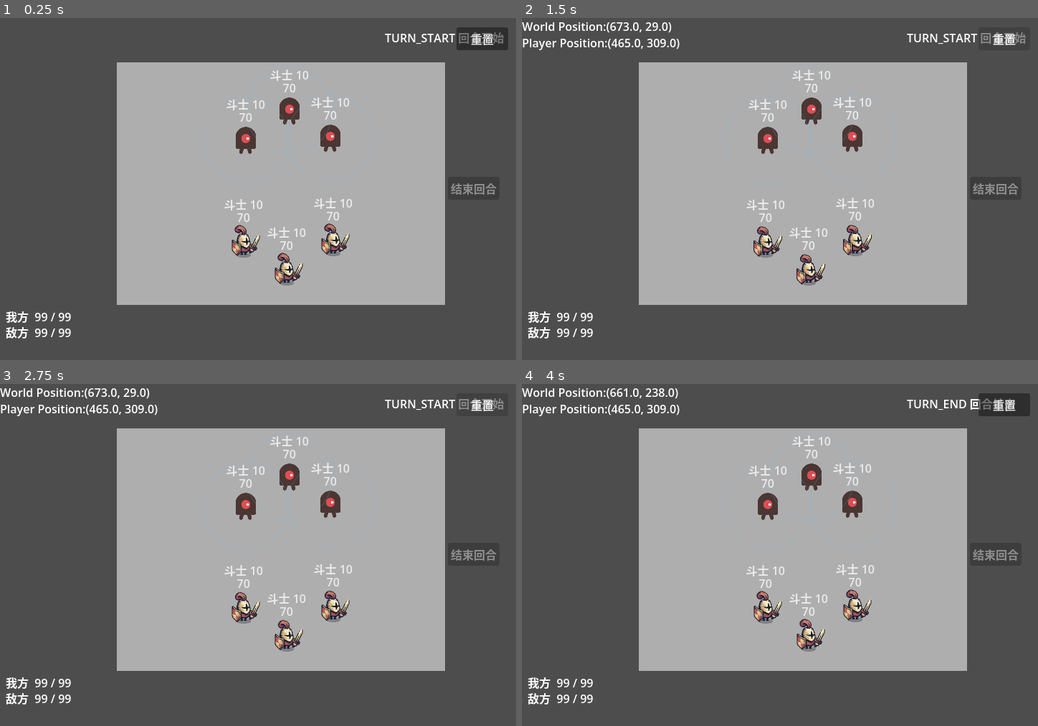
Above: before the commit, frames 1-4 (two rows, left to right).
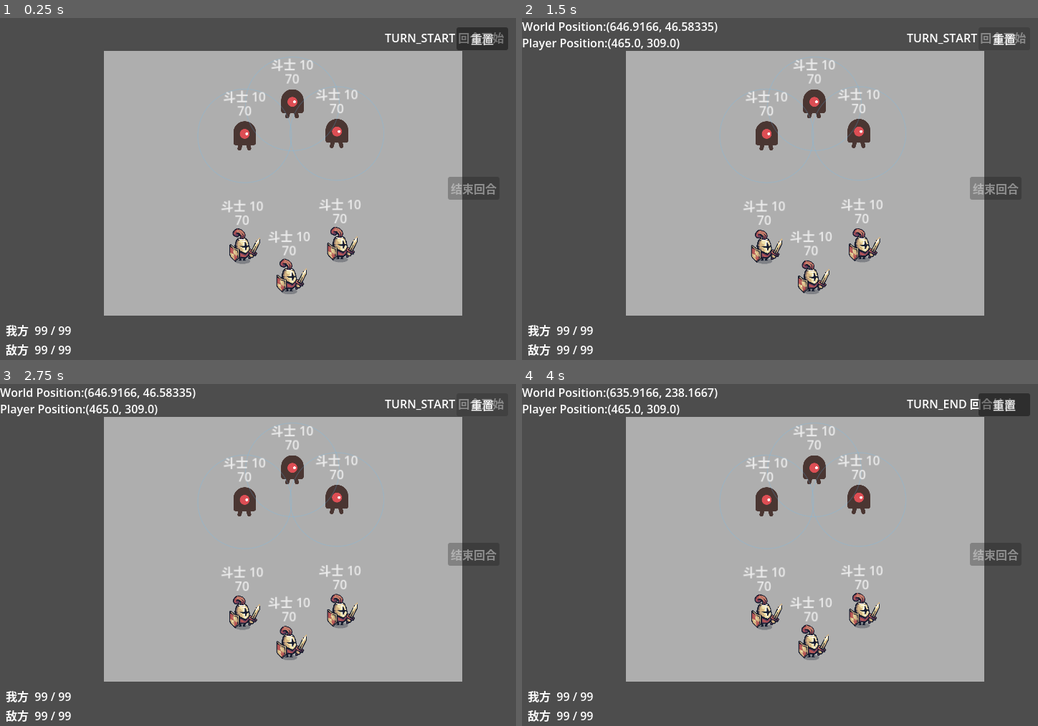
Above: after the commit, the same moments.

Repository: arrrr110/strike-shard
Game: Godot game, scene res://sences/main.tscn
The game is run twice, just before and just after one commit, with the same random seed, the same clock (stepped at 60 frames per second) and the same inputs.
Inputs (mouse positions are in pixels of both pictures, inside the frame that each line leads up to):
- Up to frame 1 (0.25 s): no input
- Up to frame 2 (1.5 s): click "重置" at 0.5 s; click "重置" at 1.25 s
- Up to frame 3 (2.75 s): click "重置" at 2 s
- Up to frame 4 (4 s): move the mouse to (893, 537) at 2.77 s; click (893, 537) at 2.92 s; click "结束回合" at 3.5 s

The runs differ from the first frame. In frame 1, 12% of the frame differs, in the area x 1-90%, y 9-99%; in frame 2, 13%; in frame 3, 13%; in frame 4, 13%, in the area x 1-90%, y 1-99%.

Commit message:
碰撞后冻结状态，播放动画。冻结/解冻不损失运动状态（体感上损失了），后期继续调试

Diff:
--- a/scripts/game_flow.gd
+++ b/scripts/game_flow.gd
@@ -20,6 +20,8 @@
 
 const NO_TRANSITION := -1
 const PIECES_GROUP := &"pieces"
+## 归属方血量标签上显示的名字。索引 = `owner_id`，与 `owner_hp` 同序。
+const OWNER_NAMES := ["我方", "敌方"]
 
 const PHASE_NAMES := {
 	Phase.TURN_START: "TURN_START 回合开始",
@@ -80,10 +82,28 @@
 ## 不去重就会把同一次碰撞结算两遍。每物理帧重置（一次接触只算一次）。
 var _settled_pairs: Dictionary = {}
 
+## 碰撞冻结（2026-10-12）。流程：
+##
+##   撞上 → **冻结物理** → 行动角色播 attack、被撞方播 be_hit
+##        → 等**行动角色的 attack 动画**播完 → 结算伤害 → **解冻** → 物理继续
+##
+## 为什么能冻：`PhysicsServer2D.set_active(false)` 停的是物理积分，**不停场景树**，
+## 所以 `_process` 照常跑、动画照常播。实测（本机 4.7.2）：
+## 冻结 1 秒位置零漂移、速度与角速度原样保留，解冻后的轨迹与"从不冻结"逐帧完全一致。
+##
+## ⚠️ **但 `_physics_process` 也照常跑** —— 阶段机不会自己停。所以 `_physics_process`
+## 开头有一道显式的冻结闸门，否则动画还在播、阶段就已经翻页了（决策 4 的"表现排空"）。
+var _impact_frozen := false
+var _impact_timer := 0.0
+## 待结算的碰撞对。同一物理步里撞到两枚会攒成两条，解冻时一起结算。
+var _impact_pending: Array = []
+
 var _turn_controller: Node = null
 var _phase_label: Label = null
 var _end_turn_button: Button = null
 var _reset_button: Button = null
+var _camera: ShakeCamera = null
+var _owner_hp_label: Label = null
 
 
 func _ready() -> void:
@@ -96,14 +116,23 @@
 		register_piece(p)
 	owner_hp = [owner_max_hp, owner_max_hp]
 	_turn_controller = get_tree().get_first_node_in_group(&"turn_controller")
-	_phase_label = get_node_or_null("../LifeCycle") as Label
-	_end_turn_button = get_node_or_null("../EndTurnButton") as Button
+
+	# ⚠️ **UI 全在 `UI/`（CanvasLayer）下，路径里必须带 `UI/`。**
+	# 加相机时这些节点从 `main` 下搬进了 UI 层（世界坐标里的东西会跟着抖，屏幕 UI 不该跟着），
+	# 但**搬完忘了改这里的路径**——用的又是 `get_node_or_null`，于是静默失败：
+	# 阶段名不显示、"结束回合"与"重置"两个按钮直接变死。这类错不会报错，只会"点了没反应"。
+	_phase_label = get_node_or_null("../UI/LifeCycle") as Label
+	_end_turn_button = get_node_or_null("../UI/EndTurnButton") as Button
 
 	if _end_turn_button != null:
 		_end_turn_button.pressed.connect(request_end_turn)
-	_reset_button = get_node_or_null("../ResetButton") as Button
+	_reset_button = get_node_or_null("../UI/ResetButton") as Button
 	if _reset_button != null:
 		_reset_button.pressed.connect(reset_match)
+	_camera = get_node_or_null("../ShakeCamera") as ShakeCamera
+	_owner_hp_label = get_node_or_null("../UI/OwnerHp") as Label
+	owner_hp_changed.connect(_on_owner_hp_changed)
+	_update_owner_hp_label()
 	if _turn_controller != null and _turn_controller.has_signal(&"piece_launched"):
 		_turn_controller.piece_launched.connect(_on_piece_launched)
 
@@ -112,6 +141,12 @@
 
 func _physics_process(delta: float) -> void:
 	_settled_pairs.clear() # 一次接触开始只结算一次；每物理帧重置（见 _on_piece_bumped）
+
+	# **表现期间不推进阶段、也不累计停留时间**（见 is_presenting）。
+	# 不拦的话，冻结时动画还在播、阶段就已经翻页了 —— 这正是决策 4 说的"表现排空"。
+	if is_presenting():
+		return
+
 	_dwell += delta
 
 	# 至多一条边，用 if 不用 while（红线 #3）
@@ -190,10 +225,22 @@
 
 # ---------- 对外 ----------
 
-## 操作许可：只有"我的回合"且本回合还没发射过，才允许选中/蓄力。
+## 操作许可：只有"我的回合"、本回合还没发射过、**且没有表现在播**，才允许选中/蓄力。
 ## TurnController 每次按下左键前问一句（spec："操作许可由阶段机发放"）。
 func can_operate_pieces() -> bool:
-	return phase == Phase.PLAYER_TURN and launch_available
+	return phase == Phase.PLAYER_TURN and launch_available and not is_presenting()
+
+
+## 表现是否还在播（碰撞冻结 / 屏幕抖动）。**阶段机与操作许可都靠它放行**（决策 4 的"表现排空"）。
+##
+## 两件事都要拦，理由各不一样：
+##   · 冻结：物理停了，但 `_physics_process` 照常被调用（实测），不拦阶段就自己翻页了
+##   · 抖动：相机一动，`get_global_mouse_position()` 就跟着偏（实测），
+##     不拦的话玩家会在画面还抖着的时候开始蓄力，瞄准方向是抖的
+func is_presenting() -> bool:
+	if _impact_frozen:
+		return true
+	return _camera != null and is_instance_valid(_camera) and _camera.is_shaking()
 
 
 ## 此刻轮到哪一方行动。选择层靠它决定"哪些棋子能点"——归属判定收在这里，
@@ -213,8 +260,8 @@
 
 ## 把伤害结算到某个归属方的血量池上。返回实际扣掉多少（血量下限 0）。
 ##
-## 目前**没有调用方**——碰撞伤害是下一步（见 [20-character PRD] 的伤害去向表）。
-## 先放在这里是为了让血量池**能被改**：不然显示出来的 99 永远是个常量，没法验证显示是否真的连着状态。
+## 调用方是 `_apply_damage_to()`：角色血量扣不完的溢出、以及已是薄弱点的全额伤害，
+## 都从这里转到归属方头上（见 [20-character PRD] 的伤害去向表）。
 func damage_owner(who: int, amount: int) -> int:
 	if who < 0 or who >= owner_hp.size() or amount <= 0:
 		return 0
@@ -282,10 +329,17 @@
 	_zoc_target = null
 	_zoc_coverers = []
 
+	# 5. 表现闸门也要清：可能正冻着物理（重置落在冻结窗口内）、或正抖着画面。
+	#    不清冻结会把伤害打到刚复位的棋子上；不清抖动会让新一局开局先抖一下。
+	#    按钮不受阶段机管辖，所以这两个状态是真的够得着的。
+	_clear_impact_freeze()
+	if _camera != null and is_instance_valid(_camera):
+		_camera.stop()
+
 	if _turn_controller != null and is_instance_valid(_turn_controller):
 		_turn_controller.clear_selection()
 
-	# 5. 回到开局阶段（_enter 会打开发射边锁、复位 _actor、刷新按钮与阶段名）
+	# 6. 回到开局阶段（_enter 会打开发射边锁、复位 _actor、刷新按钮与阶段名）
 	var from := phase
 	phase = Phase.TURN_START
 	_enter(phase)
@@ -328,15 +382,20 @@
 # 接表现时再补，届时 `_resolve_collision` 就是"生成一个碰撞事件"的位置。
 
 
-## 一次棋子碰撞的结算。**双向**：双方各打出自己的 atk（互相交换，
-## 不是"撞的一方打人、被撞的一方挨打"）。
-## 一次棋子碰撞的结算。**伤害是双向的**（双方各打出自己的 atk），
+## 一次棋子碰撞的结算。**伤害是双向的**（双方各打出自己的 atk，
+## 不是"撞的一方打人、被撞的一方挨打"），
 ## 但**表现是单向的**：`a` 是行动角色（撞过去的那一枚），它播 attack，`b` 播 be_hit。
 func _resolve_collision(a: RigidBody2D, b: RigidBody2D) -> void:
+	# 1. 表现：行动角色挥剑并转向被撞的那一枚，被撞的挨打
 	a.play_attack(b)
 	b.play_be_hit()
-	_exchange(a, b)
-	_exchange(b, a)
+	# 2. 冻住物理，让这一下看得见（同一物理步撞两枚会攒成两条，一起结算）
+	_impact_pending.append([a, b])
+	if not _impact_frozen:
+		_impact_frozen = true
+		_impact_timer = a.attack_windup_sec()
+		PhysicsServer2D.set_active(false)
+	# 3. 伤害**不在这里结算** —— 等行动角色的攻击动画播完，见 `_end_freeze()`
 
 
 ## 把 amount 点伤害打到 defender 身上。**伤害去向的唯一出口**（碰撞与 ZOC 共用）。
@@ -355,14 +414,16 @@
 
 ## attacker 打 defender 一次。伤害 = 攻击方 atk × 倍率（倍率目前恒为 1，克制已屏蔽）。
 ##
-## ⚠️ **这里只管数值，不碰表现**。动画由调用方按"谁是行动角色"决定（见 `_resolve_collision`）。
+## ⚠️ **这里只管数值，不碰表现**。返回**实际打出的伤害量**，由调用方决定怎么表现
+## （抖动档位）；动画由调用方按"谁是行动角色"决定（见 `_resolve_collision`）。
 ## 曾经把 `play_attack/play_be_hit` 写在这里，结果：它在同一帧被调用两次，
 ## 后一次把前一次覆盖掉 —— 攻击方播了 be_hit、被撞的播了 attack，完全反了。
-func _exchange(attacker: RigidBody2D, defender: RigidBody2D) -> void:
+func _exchange(attacker: RigidBody2D, defender: RigidBody2D) -> int:
 	var dmg := int(round(float(attacker.atk) * attacker.damage_multiplier_against(defender)))
 	if dmg <= 0:
-		return
+		return 0
 	_apply_damage_to(defender, dmg)
+	return dmg
 
 
 # ---------- ZOC 结算（环节 3） ----------
@@ -499,6 +560,7 @@
 	var dealt := _apply_damage_to(_zoc_target, _zoc_damage) # 单向：只有目标掉血
 	if dealt > 0:
 		zoc_attacked.emit(_zoc_target, dealt)
+	_shake_for_damage(dealt)
 
 
 ## 棋子来报"我撞到另一枚棋子了"。
@@ -537,6 +599,70 @@
 	_resolve_collision(a, b)
 
 
+# ---------- 碰撞冻结 ----------
+#
+# 计时用 `_process` 的 delta，不用 `_physics_process` 的 —— 动画是在 `_process` 里推进的，
+# 两边用同一个时钟，帧率与物理帧率不一致时才不会对不上。
+
+
+func _process(delta: float) -> void:
+	if not _impact_frozen:
+		return
+	_impact_timer -= delta
+	if _impact_timer <= 0.0:
+		_end_freeze()
+
+
+## 解冻 + 结算。**先解冻再结算**：结算会改血量、发信号，不该在一个"物理停着"的状态里做。
+func _end_freeze() -> void:
+	_impact_frozen = false
+	_impact_timer = 0.0
+	PhysicsServer2D.set_active(true)
+
+	var pairs := _impact_pending
+	_impact_pending = []
+	# 这一批里**最重的一下**决定抖多狠：同一物理步撞了两枚时，
+	# 别让后结算的轻伤盖掉重伤（ShakeCamera 自己也会拦"更弱的别打断更猛的"）
+	var worst := 0
+	for pair in pairs:
+		var a: RigidBody2D = pair[0]
+		var b: RigidBody2D = pair[1]
+		if is_instance_valid(a) and is_instance_valid(b):
+			worst = maxi(worst, _exchange(a, b)) # 双向：双方各打出自己的 atk
+			worst = maxi(worst, _exchange(b, a))
+	_shake_for_damage(worst)
+
+
+## 伤害落地那一刻的抖动。**这是抖动的唯一入口** —— 想改"多少伤害抖多狠"，
+## 去 `ShakeCamera` 上调 `severe_at` / `destructive_at`，别在这里判断档位。
+## 相机缺席（headless 探针、或忘了摆相机）时静默跳过：表现不该拦住规则。
+##
+## ⚠️ **临时直连**：`50-presentation` 的设计里，这类表现应由时间线的 `hit` 标记驱动
+##（见 design/50-presentation/timeline-and-markers.md）。时间线落地后，
+## 这个调用点要挪到标记上；在那之前"奖励直连、惩罚空等"（决策 4 的取向）。
+func _shake_for_damage(amount: int) -> void:
+	if amount <= 0:
+		return
+	if _camera != null and is_instance_valid(_camera):
+		_camera.shake_for_damage(amount)
+
+
+## 解冻 + 丢掉待结算的碰撞对。重置时用。
+## 不丢的话：冻结窗口内点"重置"，`_process` 里的计时器照常走到头，会把伤害
+## 结算到**刚复位的棋子**身上（计时器只管解冻，不认自己已经过期了）。
+func _clear_impact_freeze() -> void:
+	if _impact_frozen:
+		PhysicsServer2D.set_active(true)
+	_impact_frozen = false
+	_impact_timer = 0.0
+	_impact_pending.clear()
+
+
+## 兜底：万一在冻结中途退出（切场景 / 关游戏），别把物理永久冻死。
+func _exit_tree() -> void:
+	_clear_impact_freeze()
+
+
 # ---------- 内部 ----------
 
 func _on_piece_launched(piece: Node) -> void:
@@ -555,6 +681,35 @@
 func _update_label() -> void:
 	if _phase_label != null:
 		_phase_label.text = str(PHASE_NAMES.get(phase, "?"))
+
+
+# ---------- 归属方血量显示 ----------
+#
+# 标签本身在 `main.tscn` 的 `UI`（CanvasLayer）下。**世界坐标里的东西会跟着相机抖，
+# 屏幕 UI 不该跟着抖** —— 加了相机之后，它就从 hp_overlay.gd 的 `_draw` 挪到了这里。
+#
+# 只在这里刷新、不在 `_process` 里每帧刷：归属方血量是**对局级状态**（比回合并寿），
+# 只有 `damage_owner()` 与 `reset_match()` 会改它，两处都发 `owner_hp_changed`。
+
+
+func _on_owner_hp_changed(_owner_id: int, _hp: int) -> void:
+	_update_owner_hp_label()
+
+
+func _update_owner_hp_label() -> void:
+	if _owner_hp_label == null or not is_instance_valid(_owner_hp_label):
+		return
+	var lines := PackedStringArray()
+	var any_zero := false
+	for i in owner_hp.size():
+		var who: String = OWNER_NAMES[i] if i < OWNER_NAMES.size() else "归属方 %d" % i
+		lines.append("%s  %d / %d" % [who, owner_hp[i], owner_max_hp])
+		if owner_hp[i] <= 0:
+			any_zero = true
+	_owner_hp_label.text = "\n".join(lines)
+	# 有一方归零就整体标红。**逐行上色做不到**（一个 Label 只有一个颜色），
+	# 要分色得拆成两个标签或换 RichTextLabel —— 那是最终 UI 的事，等美术定。
+	_owner_hp_label.modulate = Color(1.0, 0.4, 0.4) if any_zero else Color.WHITE
 
 
 ## 全场静止：所有棋子的线速度与角速度各自低于阈值，且连续 N 个物理帧都如此。
--- a/scripts/hp_overlay.gd
+++ b/scripts/hp_overlay.gd
@@ -1,7 +1,7 @@
 extends Node2D
 
 ## 血量显示（**调试级，不是最终 UI**）：
-## 在每枚棋子头上画当前血量，左下角画两个归属方的血量池。
+## 在每枚棋子头上画血量与类型，并画出此刻行动那一方的控制域圆。
 ##
 ## 为什么用 `_draw` 而不是给每枚棋子挂一个 `Label`：
 ##   棋子是刚体，会自转；挂在它下面的 Label 会跟着转，要再写一份抵消旋转的逻辑。
@@ -12,7 +12,6 @@
 ## 属于美术与布局工作，由用户在编辑器里做 —— 那时把这个节点删掉即可。
 
 const PIECE_GROUP := &"pieces"
-const OWNER_NAMES := ["我方", "敌方"]
 ## 与 player.gd 的 RoleType 同序：NONE / PROTECTOR / FIGHTER / CASTER
 const TYPE_NAMES := ["无属性", "护卫", "斗士", "施法者"]
 
@@ -20,11 +19,13 @@
 @export var font_size: int = 16
 ## 血量文字相对棋子中心的偏移（向上为负）
 @export var piece_label_offset := Vector2(0, -26)
-## 归属方血量面板的绘制位置
-@export var owner_panel_pos := Vector2(8, 424)
 ## 是否画控制域圆。**没有它玩家看不见 ZOC，"围攻"就没法规划** ——
 ## 这跟"看不见的系统"是同一条教训。最终形态（做进美术、或做成地面高亮）归用户。
 @export var draw_zoc: bool = true
+
+## 归属方血量面板**不在这里画** —— 它是屏幕上的 UI，而本节点画在世界坐标里。
+## 加了相机之后，世界坐标的东西会跟着抖动、UI 不该跟着。所以它挪到了
+## `main.tscn` 的 `UI`（CanvasLayer）下的 `OwnerHp` 标签里。
 
 var _font: Font
 var _game_flow: Node = null
@@ -46,7 +47,6 @@
 	if draw_zoc:
 		_draw_zoc()
 	_draw_piece_hp()
-	_draw_owner_hp()
 
 
 ## 画出**此刻行动那一方**的控制域圆。行动角色的那个画亮一些 ——
@@ -104,18 +104,3 @@
 	var w: float = _font.get_string_size(text, HORIZONTAL_ALIGNMENT_LEFT, -1, font_size).x
 	draw_string(_font, pos - Vector2(w * 0.5, 0.0), text,
 			HORIZONTAL_ALIGNMENT_LEFT, -1, font_size, color)
-
-
-func _draw_owner_hp() -> void:
-	if _game_flow == null or not is_instance_valid(_game_flow):
-		_game_flow = get_tree().get_first_node_in_group(&"game_flow")
-		if _game_flow == null:
-			return
-
-	for i in _game_flow.owner_hp.size():
-		var hp: int = _game_flow.owner_hp[i]
-		var who: String = OWNER_NAMES[i] if i < OWNER_NAMES.size() else "归属方 %d" % i
-		var text := "%s  %d / %d" % [who, hp, _game_flow.owner_max_hp]
-		var color := Color(1.0, 0.4, 0.4) if hp <= 0 else Color(1.0, 1.0, 1.0)
-		draw_string(_font, owner_panel_pos + Vector2(0.0, i * (font_size + 6)), text,
-				HORIZONTAL_ALIGNMENT_LEFT, -1, font_size, color)
--- a/scripts/player.gd
+++ b/scripts/player.gd
@@ -288,6 +288,12 @@
 	return maxf(anim_duration(Anim.ZOC), 0.35)
 
 
+## 碰撞冻结该冻多久。取 **attack** 动画自己的长度（2026-10-12 用户决定：只看行动角色的动画）。
+## 缺动画时给兜底值，免得冻 0 秒、等于没冻。
+func attack_windup_sec() -> float:
+	return maxf(anim_duration(Anim.ATTACK), 0.2)
+
+
 func _set_anim(a: int, hold_sec: float) -> void:
 	_anim_override = a
 	_anim_left = hold_sec
--- /dev/null
+++ b/scripts/shake_camera.gd
@@ -0,0 +1,139 @@
+class_name ShakeCamera
+extends Camera2D
+
+## 屏幕抖动。模式参考炉石传说：**短促的位移 + 一点点旋转，衰减收敛**，
+## 不是正弦振荡（正弦看起来像"晃"，随机取样才像"抖"）。
+##
+## ⚠️ 本节点在 `main.tscn` 里**必须摆在视口中心 (360, 240)**。
+## `Camera2D` 默认把视野中心对到自己的位置，摆在 (0,0) 会让整个世界偏移
+## —— 实测：一台没设位置的相机生效后，世界原点从 (0,0) 变成 (-32,-32)。
+##
+## ⚠️ 相机一动，`get_global_mouse_position()` 就跟着变（实测：相机 offset (12,-8)
+## → 鼠标的世界坐标也偏 (12,-8)）。所以**抖动期间阶段机不推进、也不发操作许可**，
+## 免得玩家在画面还在抖的时候瞄准。见 `game_flow.gd` 的 `is_presenting()`。
+##
+## 抖动是**纯表现**：实测相机 offset ±12px 时棋子轨迹偏差 0.000000000
+##（见 design/00-overview/constraints.md 的实测表）。所以这里用真随机不破坏确定性。
+
+enum Level { MILD, SEVERE, DESTRUCTIVE }
+
+@export_group("幅度（像素）")
+@export var mild_strength: float = 3.0
+@export var severe_strength: float = 8.0
+@export var destructive_strength: float = 16.0
+
+@export_group("时长（秒）")
+@export var mild_sec: float = 0.18
+@export var severe_sec: float = 0.30
+@export var destructive_sec: float = 0.50
+
+@export_group("旋转")
+## 抖动时带一点旋转（炉石那味儿）。0 = 不转
+@export_range(0.0, 5.0, 0.1) var max_roll_deg: float = 0.8
+
+@export_group("伤害 → 档位")
+## 打出这么多伤害就升档。规则层只播报"掉了多少血"，抖多狠由这里决定 ——
+## 规则层不认识"轻微/严重/毁灭"。默认值对齐当前的占位数值（`atk = 10`、`max_hp = 70`）：
+## 单次普通碰撞（10）＝ 严重；围攻叠加、或薄弱点全额转给归属方（≥ 20）＝ 毁灭。
+@export_range(1, 500, 1) var severe_at: int = 10
+@export_range(2, 500, 1) var destructive_at: int = 20
+
+@export_group("抖动留白")
+## 相机视野比窗口**小**一圈（像素），给抖动留余量：任一方向抖到最大，
+## 画面边缘仍落在世界之内，不露出外面的空白。
+##
+## **必须 ≥ `destructive_strength`**，否则毁灭级抖动会露馅（见下方配置警告）。
+## `zoom` 由这个值现算 —— 在编辑器里直接改 `zoom` 会被覆盖，要调画面大小就改这里。
+@export var reserve_px: float = 20.0
+
+var _left := 0.0       # 剩余抖动时间
+var _total := 0.0      # 本次抖动的总时长（用来算衰减）
+var _strength := 0.0
+
+
+func _ready() -> void:
+	offset = Vector2.ZERO
+	rotation = 0.0
+	_fit_zoom()
+
+
+## 把视野收进"窗口减去留白"的范围。**必须等比**：两轴各算各的会把画面拉伸。
+## 取更严的那一轴 —— 短边的余量本来就少，这样两轴的余量都 ≥ reserve_px。
+func _fit_zoom() -> void:
+	var vp := get_viewport_rect().size
+	var margin := reserve_px * 2.0
+	if margin <= 0.0 or vp.x <= margin or vp.y <= margin:
+		return # 留白大到吃掉整个窗口：不缩放，免得算出 0 或负数
+	var z := maxf(vp.x / (vp.x - margin), vp.y / (vp.y - margin))
+	zoom = Vector2(z, z)
+
+
+func _get_configuration_warnings() -> PackedStringArray:
+	var out := PackedStringArray()
+	if reserve_px < destructive_strength:
+		out.append("抖动留白 reserve_px(%.0f) 小于毁灭级幅度 destructive_strength(%.0f)：毁灭级抖动会露出画面外的空白。把 reserve_px 提到 %.0f，或把幅度调小。"
+				% [reserve_px, destructive_strength, destructive_strength])
+	return out
+
+
+func _process(delta: float) -> void:
+	if _left <= 0.0:
+		if offset != Vector2.ZERO or rotation != 0.0:
+			offset = Vector2.ZERO
+			rotation = 0.0
+		return
+
+	_left -= delta
+	# 衰减曲线：用平方，前段猛、后段收得快
+	var t: float = clampf(_left / maxf(_total, 0.001), 0.0, 1.0)
+	var amp: float = _strength * t * t
+
+	# 每帧重新取样，得到"抖"而不是"晃"
+	offset = Vector2(randf_range(-amp, amp), randf_range(-amp, amp))
+	rotation = deg_to_rad(randf_range(-1.0, 1.0) * max_roll_deg * t)
+
+
+## 触发抖动。已经在抖且新的更猛时会**接管**；更弱的不会打断它。
+func shake(level: int) -> void:
+	var s := mild_strength
+	var d := mild_sec
+	match level:
+		Level.SEVERE:
+			s = severe_strength
+			d = severe_sec
+		Level.DESTRUCTIVE:
+			s = destructive_strength
+			d = destructive_sec
+	if _left > 0.0 and s <= _strength:
+		return # 正在抖得更猛，别打断
+	_strength = s
+	_total = d
+	_left = d
+
+
+## 按**打出的伤害量**自动选档。伤害落地的那一刻调它（见 `game_flow.gd` 的
+## `_shake_for_damage`）。想要固定档位就直接调 `shake()`。
+func shake_for_damage(amount: int) -> void:
+	if amount <= 0:
+		return
+	if amount >= destructive_at:
+		shake(Level.DESTRUCTIVE)
+	elif amount >= severe_at:
+		shake(Level.SEVERE)
+	else:
+		shake(Level.MILD)
+
+
+## 立刻停下，画面归位。重置时用 —— 不留半截抖动给新一局。
+func stop() -> void:
+	_left = 0.0
+	_total = 0.0
+	_strength = 0.0
+	offset = Vector2.ZERO
+	rotation = 0.0
+
+
+## 还在抖吗。阶段机靠它决定要不要放行。
+## 抖动是纯表现，不影响任何规则状态 —— 所以这里用真随机不会破坏确定性。
+func is_shaking() -> bool:
+	return _left > 0.0
--- a/scripts/tile_map_layer.gd
+++ b/scripts/tile_map_layer.gd
@@ -1,17 +1,13 @@
 extends TileMapLayer
 
-# Called when the node enters the scene tree for the first time.
-func _ready() -> void:
-	pass # Replace with function body.
+# 调试用的两行坐标显示。标签挂在 `main.tscn` 的 `UI`（CanvasLayer）下 ——
+# 它们是屏幕 UI，不该跟着相机抖，所以路径里带 `UI/`。
+#
+# 鼠标那行取的是**世界坐标**：加了相机（还带一点 zoom）之后 `event.position`
+# 是屏幕坐标，跟世界坐标不再是一回事，用 `get_global_mouse_position()` 才是标签上写的那个数。
 
 
-# Called every frame. 'delta' is the elapsed time since the previous frame.
-func _process(delta: float) -> void:
-	pass
-
-func _input(event):
+func _input(event: InputEvent) -> void:
 	if event is InputEventMouseMotion:
-		##print(str(event.position))
-		# update labels ,node不是子节点，不能用$
-		$"../WorldPositionLabel".text = "World Position:" + str(event.position)
-		$"../PlayerPositionLabel".text = "Player Position:" + str($"../StaticBody2D/Player1".position)
+		$"../UI/WorldPositionLabel".text = "World Position:" + str(get_global_mouse_position())
+		$"../UI/PlayerPositionLabel".text = "Player Position:" + str($"../StaticBody2D/Player1".position)
--- a/scripts/turn_controller.gd
+++ b/scripts/turn_controller.gd
@@ -8,7 +8,12 @@
 ## 这里一次性挑出"鼠标下最近的那枚"，结果只由几何决定。
 ##
 ## 用 Node2D 而不是 Node，是为了让 get_global_mouse_position() 和棋子那边
-## 落在同一个坐标空间里（棋盘上没有 Camera2D，两者都是世界坐标）。
+## 落在同一个坐标空间里。`main.tscn` 里现在有 Camera2D（还带一点 zoom），
+## 但 `get_global_mouse_position()` 照样返回世界坐标 —— 它**包含** canvas transform，
+## 所以这里、棋子的 `table_rect`、以及盘面上的瞄准线依然是同一套坐标。
+##
+##（副作用：相机抖动时鼠标的世界坐标也跟着偏。抖动的表现闸门因此也拦操作许可，
+##  见 game_flow.gd 的 is_presenting()。）
 ##
 ## 后续接回合阶段机时，"此刻是否允许选中/蓄力"就在这里裁决（对应 spec 的
 ## "操作许可由阶段机发放"）。棋子只提供能力，不自己判断。
--- a/sences/main.tscn
+++ b/sences/main.tscn
@@ -6,6 +6,7 @@
 [ext_resource type="Script" uid="uid://b03m4oh46th1s" path="res://scripts/turn_controller.gd" id="4_turnctl"]
 [ext_resource type="Script" uid="uid://de16r7d3ar80" path="res://scripts/game_flow.gd" id="5_gameflow"]
 [ext_resource type="Script" uid="uid://bbh225j2yh61u" path="res://scripts/hp_overlay.gd" id="6_hpoverlay"]
+[ext_resource type="Script" path="res://scripts/shake_camera.gd" id="7_shakecam"]
 
 [sub_resource type="TileSet" id="TileSet_ig7tw"]
 
@@ -26,6 +27,13 @@
 
 [node name="main" type="Node2D" unique_id=245293182]
 
+[node name="UI" type="CanvasLayer" parent="."]
+layer = 1
+
+[node name="ShakeCamera" type="Camera2D" parent="."]
+position = Vector2(360, 240)
+script = ExtResource("7_shakecam")
+
 [node name="ColorRect" type="ColorRect" parent="." unique_id=1474384611]
 modulate = Color(1, 1, 1, 0.54901963)
 offset_left = 163.0
@@ -37,11 +45,11 @@
 tile_set = SubResource("TileSet_ig7tw")
 script = ExtResource("1_r4dii")
 
-[node name="WorldPositionLabel" type="Label" parent="." unique_id=433468619]
+[node name="WorldPositionLabel" type="Label" parent="UI" unique_id=433468619]
 offset_right = 40.0
 offset_bottom = 23.0
 
-[node name="PlayerPositionLabel" type="Label" parent="." unique_id=632649743]
+[node name="PlayerPositionLabel" type="Label" parent="UI" unique_id=632649743]
 offset_top = 23.0
 offset_right = 40.0
 offset_bottom = 46.0
@@ -90,26 +98,32 @@
 [node name="TurnController" type="Node2D" parent="." unique_id=1231955802]
 script = ExtResource("4_turnctl")
 
-[node name="LifeCycle" type="Label" parent="." unique_id=842215590]
+[node name="LifeCycle" type="Label" parent="UI" unique_id=842215590]
 offset_left = 537.0
 offset_top = 15.0
 offset_right = 708.0
 offset_bottom = 52.0
 
-[node name="EndTurnButton" type="Button" parent="." unique_id=2093389375]
+[node name="EndTurnButton" type="Button" parent="UI" unique_id=2093389375]
 offset_left = 625.0
 offset_top = 222.0
 offset_right = 697.0
 offset_bottom = 253.0
 text = "结束回合"
 
-[node name="ResetButton" type="Button" parent="." unique_id=1807955967]
+[node name="ResetButton" type="Button" parent="UI" unique_id=1807955967]
 offset_left = 637.0
 offset_top = 13.0
 offset_right = 709.0
 offset_bottom = 44.0
 text = "重置"
 
+[node name="OwnerHp" type="Label" parent="UI" unique_id=1133872615]
+offset_left = 8.0
+offset_top = 424.0
+offset_right = 300.0
+offset_bottom = 448.0
+
 [node name="GameFlow" type="Node" parent="." unique_id=1744399887]
 script = ExtResource("5_gameflow")
 
Not shown, added: scripts/shake_camera.gd.uid
Not shown, changed: design/00-overview/constraints.md
Not shown, changed: design/10-turn/DESIGN.md
Not shown, changed: design/10-turn/PRD.md
Not shown, changed: design/40-physics/freeze-and-pause.md
Not shown, added: design/50-presentation/screen-shake.md
Not shown, changed: design/50-presentation/timeline-and-markers.md
Not shown, changed: design/README.md
Not shown, changed: design/TODO.md
